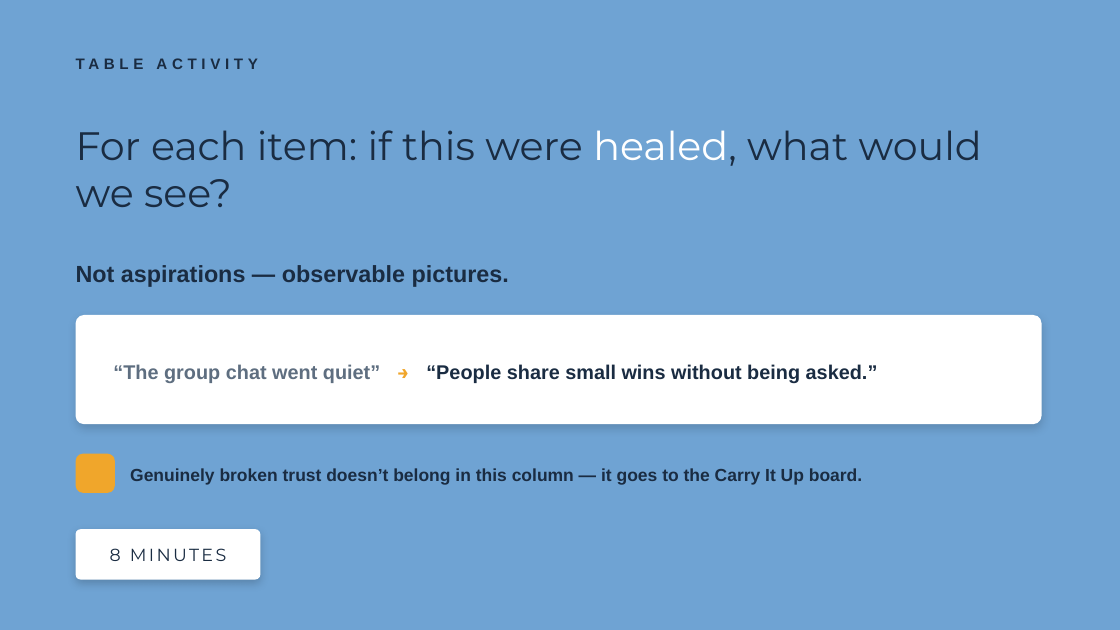
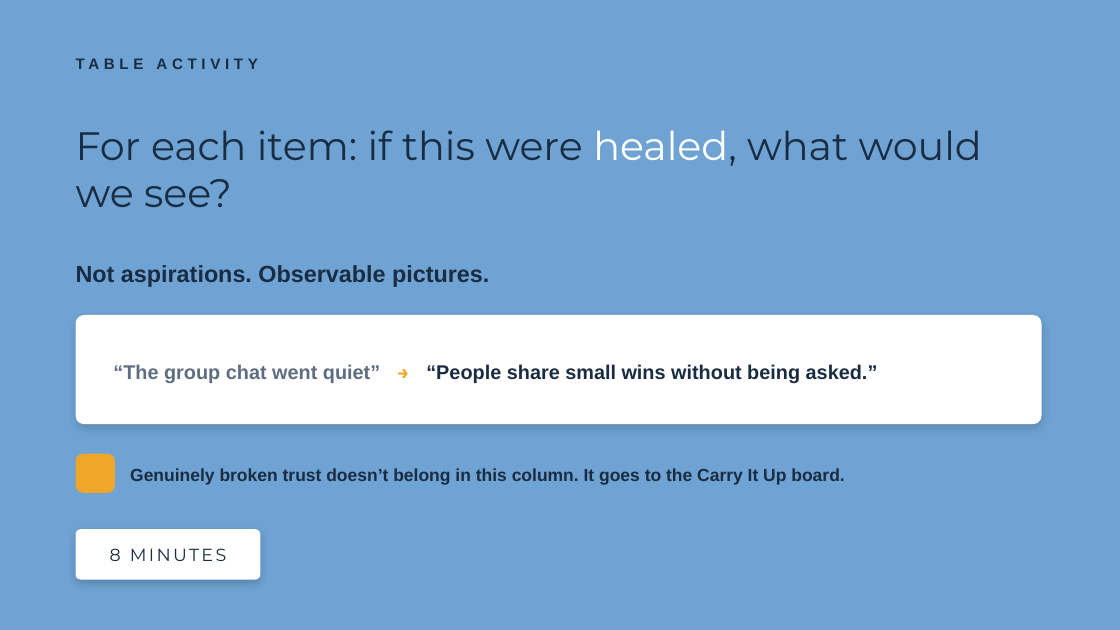
Before and after one commit to gaelin-sketch/belonging-assessment, a slide deck: slide 16 of slides/Session3_Anchored_Belonging_That_Survives_Change.pptx. Drawn at 1120x630 pixels with LibreOffice and Linux fonts; fonts in the diff are those of the drawing; background and template pictures are left out. Boxes give left, top, right and bottom in pixels: in the first picture for what was removed or moved away, otherwise in the second. Text is boxed around its words. In the diff, an @@ line names an element or a change of style, - is before the commit and + after.

```diff
--- a/slides/Session3_Anchored_Belonging_That_Survives_Change.pptx
+++ b/slides/Session3_Anchored_Belonging_That_Survives_Change.pptx
@@ text at (x1=76, y1=265, x2=489, y2=287): text changed @@
-Not aspirations — observable pictures.
+Not aspirations. Observable pictures.
@@ text at (x1=130, y1=468, x2=844, y2=485): text changed @@
-Genuinely broken trust doesn’t belong in this column — it goes to the Carry It Up board.
+Genuinely broken trust doesn’t belong in this column. It goes to the Carry It Up board.
```
Also in this commit, not shown: 11 other slides changed, 1 other file.
